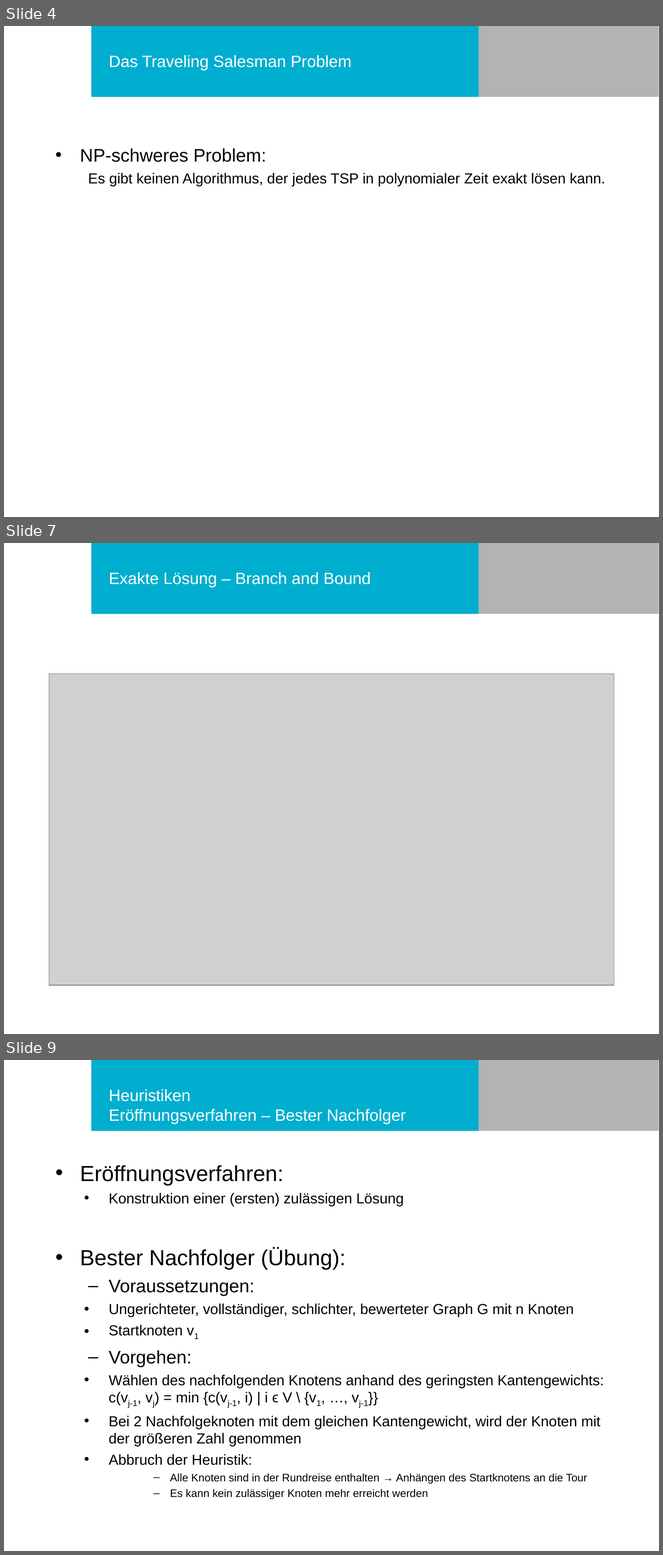
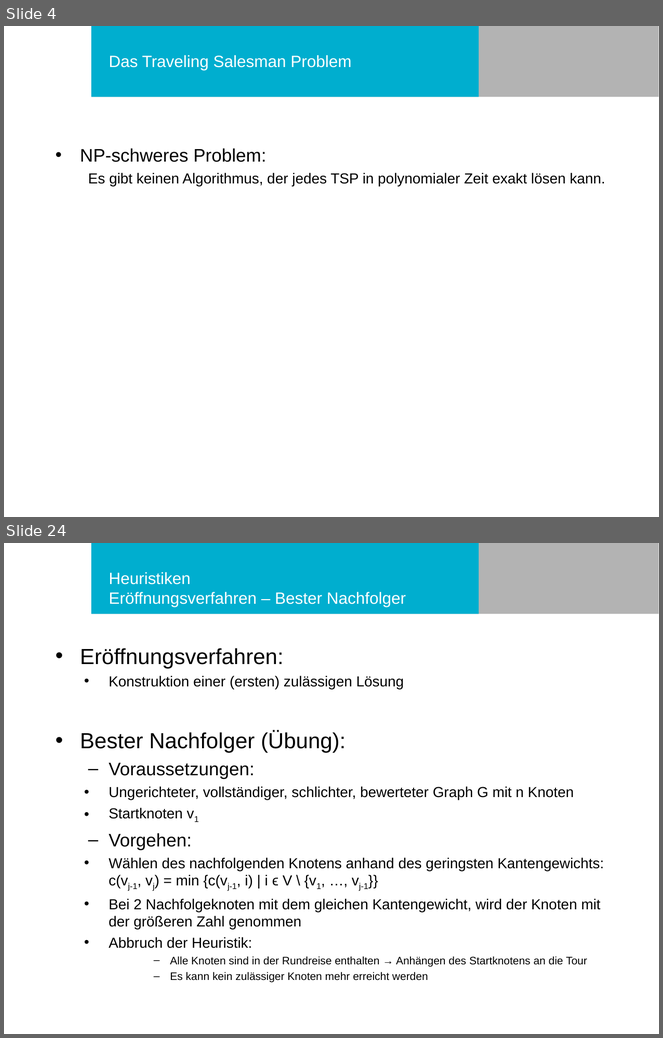
Before and after one commit to philurlaub/matlab2016, a slide deck: Präsentation.ppt. Shown one above the other, each under a label of ours: slides 4, 7 and 9 before the commit, slides 4 and 24 after it; the slides between them are not shown. The pictures are 663x1555 and 663x1038 pixels, drawn with LibreOffice and Linux fonts; fonts in the diff are those of the drawing; grey boxes stand for pictures; background and template pictures are left out. Boxes give left, top, right and bottom in pixels: in the first picture for what was removed or moved away, otherwise in the second. Text is boxed around its words. In the diff, an @@ line names an element or a change of style, - is before the commit and + after.

```diff
--- a/Präsentation.ppt
+++ b/Präsentation.ppt
@@ slide 7 removed at <box>4,543,659,1034</box>, background #FFFFFF; not listed: 2 template elements that a slide beside it also shows @@
@@ title removed at <box>109,572,371,587</box> @@
-Exakte Lösung – Branch and Bound
@@ picture removed at <box>49,674,614,986</box> @@
@@ what was slide 9 is now slide 24 @@
```
Also in this commit, not shown: 6 slides changed, 17 slides added, 1 other slide removed.
